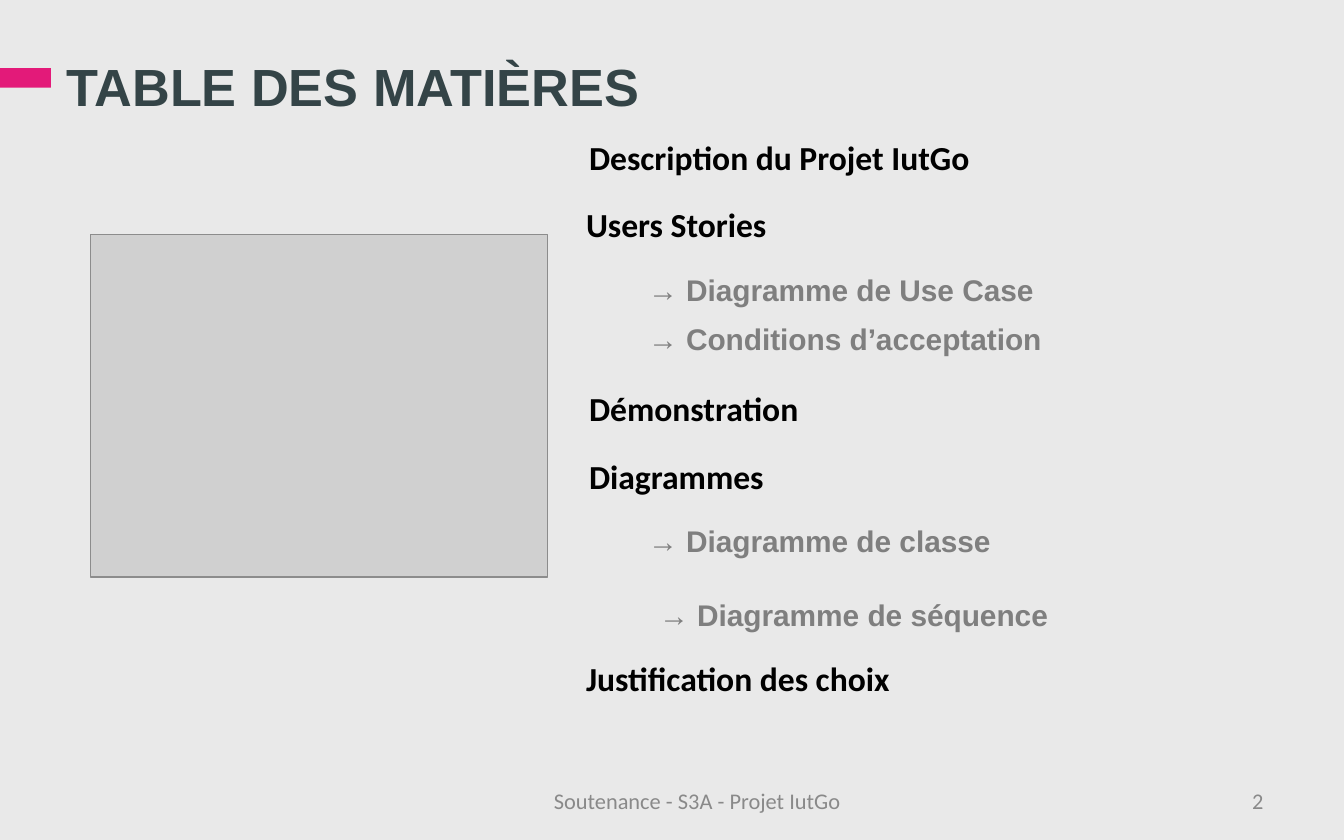
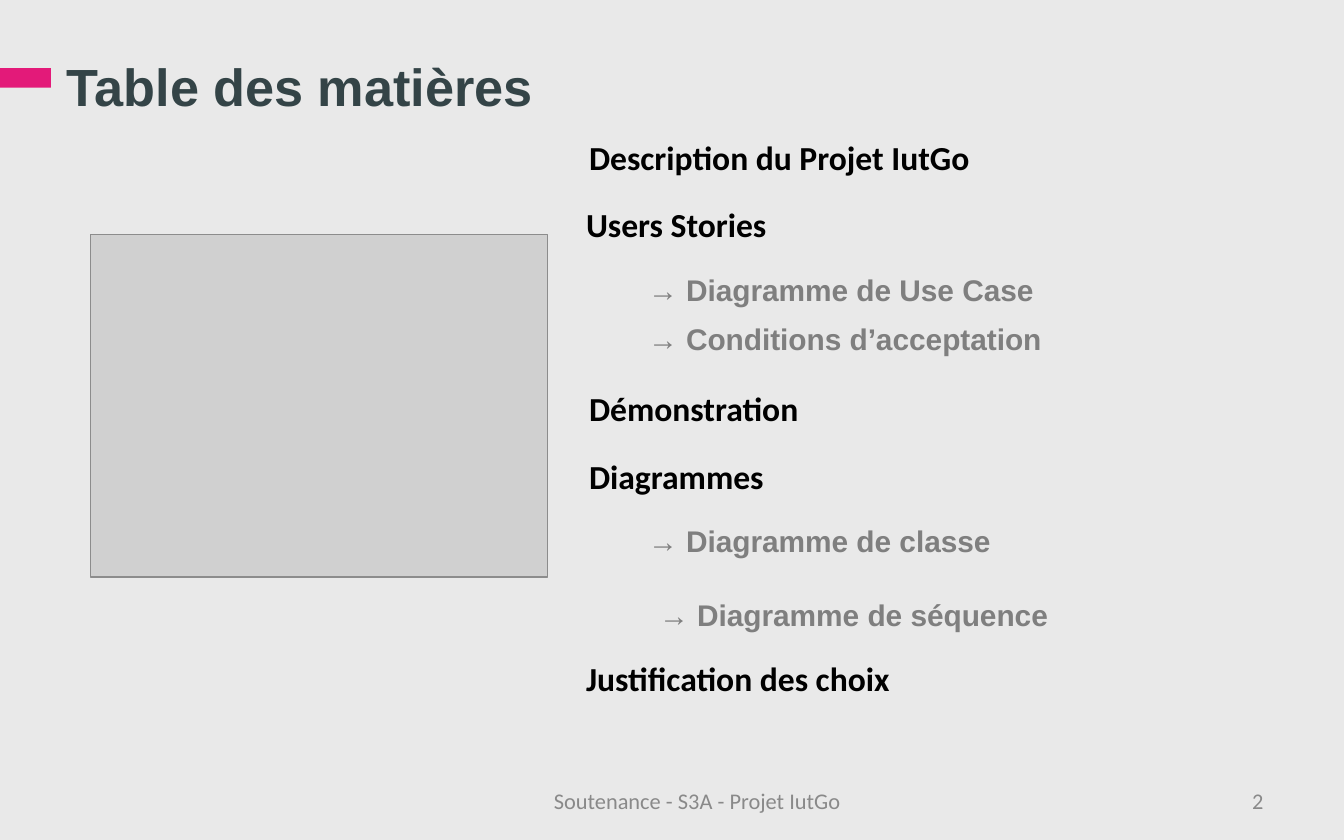
Before and after one commit to iuts3a/IUTGo, a slide deck: slide 2 of Soutenance/Soutenance-IutGo.ppt. Drawn at 1344x840 pixels with LibreOffice and Linux fonts; fonts in the diff are those of the drawing; grey boxes stand for pictures; background and template pictures are left out. Boxes give left, top, right and bottom in pixels: in the first picture for what was removed or moved away, otherwise in the second. Text is boxed around its words. In the diff, an @@ line names an element or a change of style, - is before the commit and + after.

```diff
--- a/Soutenance/Soutenance-IutGo.ppt
+++ b/Soutenance/Soutenance-IutGo.ppt
@@ title at (67,67,533,107): text changed @@
-TABLE DES MATIÈRES
+Table des matières
```
Also in this commit, not shown: 9 other slides changed, 3 other files.
